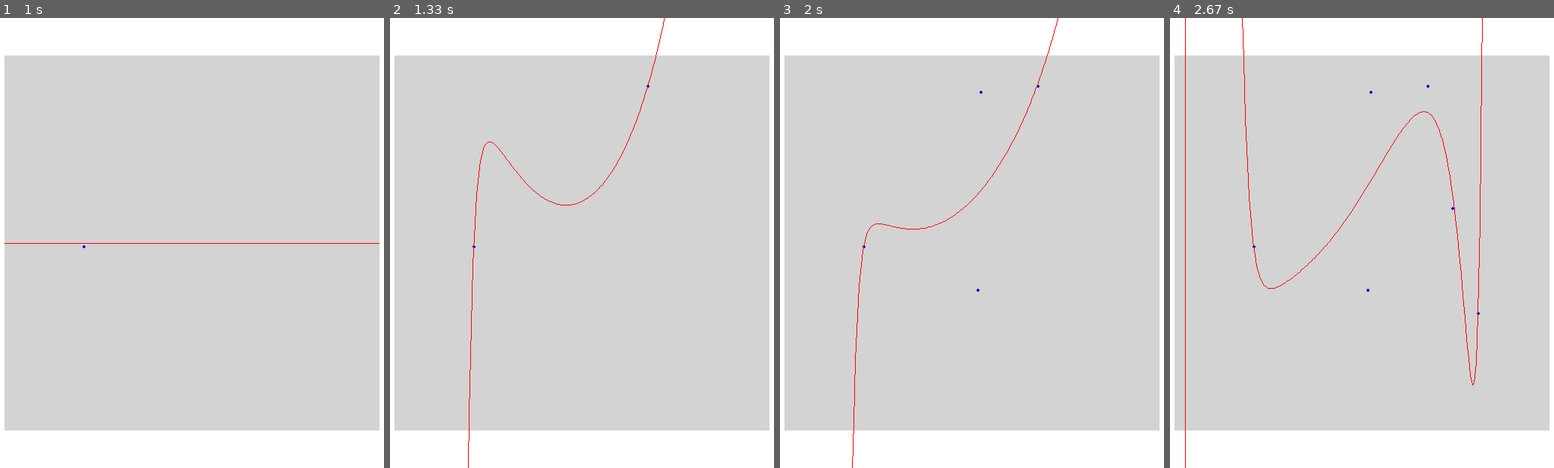
Above: before the commit, frames 1-4 (left to right).
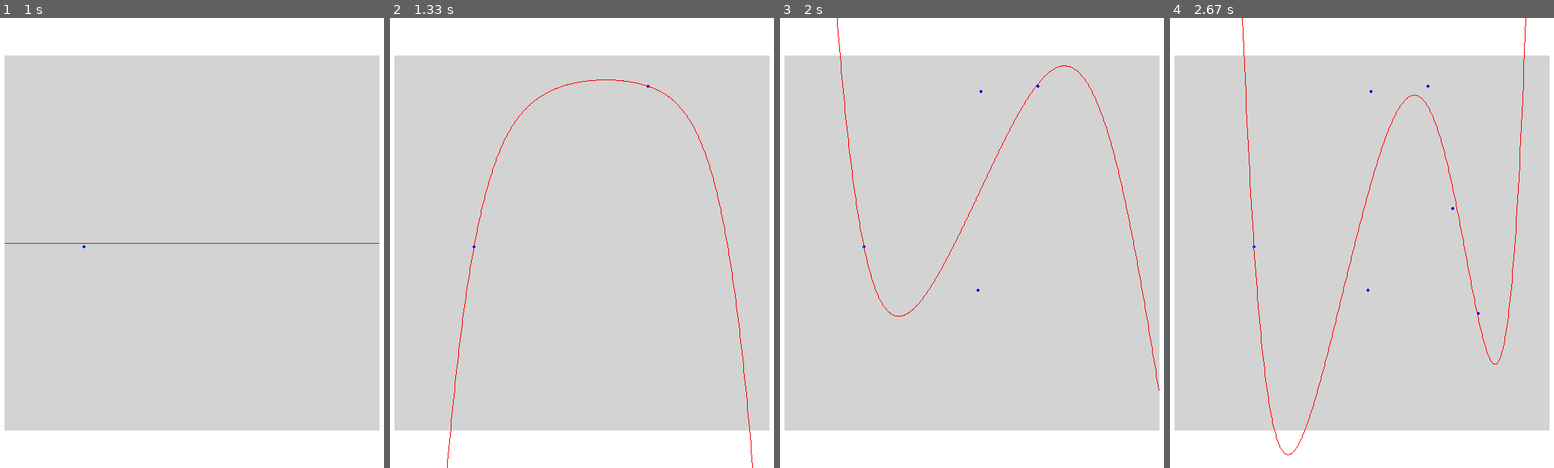
Above: after the commit, the same moments.

Repository: AndyyTaylor/Yr12Major
Game: pygame game, started from main.py
Same seed, same stepped clock (60 frames per second), same inputs: the game is played once before the commit and once after it.
Inputs (mouse positions are in pixels of both pictures, inside the frame that each line leads up to):
- Up to frame 1 (1 s): click (192, 243) at 0.38 s; click (84, 247) at 0.72 s
- Up to frame 2 (1.33 s): click (647, 85) at 1.05 s
- Up to frame 3 (2 s): click (979, 90) at 1.38 s; click (979, 288) at 1.72 s
- Up to frame 4 (2.67 s): click (1477, 315) at 2.05 s; click (1454, 207) at 2.42 s

Frame 1 is identical in both runs. In frame 2, 0.6% of the frame differs, in the area x 14-95%, y 0-100%; in frame 3, 0.6%; in frame 4, 1.3%, in the area x 3-93%, y 0-100%.

Commit message:
Cleaned up linear regression code

Diff:
--- /dev/null
+++ b/src/ml/agents/supervised/regression.py
@@ -0,0 +1,46 @@
+# Copyright 2017 Andy Taylor
+
+import numpy as np
+
+class LinearRegression():
+    def __init__(self, n_features, alpha=0.01):
+        self.n = n_features
+        self.alpha = alpha
+
+        self.params = np.zeros((self.n, 1)) # Random?
+
+        self.stddev = 1
+        self.mean = 0
+
+    def on_update(self, X, y):
+        self.vectorized_BGD(np.insert(self.scale_features(X), 0, 1, axis=1), y)
+
+    def vectorized_BGD(self, X, y, num_iters=1000):
+        m = len(y)
+        if m < 2:
+            return
+
+        for i in range(num_iters):
+            prediction = X.dot(self.params)
+            err = np.subtract(prediction, y)
+            J = 1.0 / (2*m) * np.sum(np.square(err))
+
+            # print(J)
+
+            new_params = np.subtract(self.params, (self.alpha / m) * (X.T.dot(err)))
+            self.params = new_params
+
+
+    # Regression class ?
+    def scale_features(self, X):
+        if X.shape[0] > 1:
+            self.stddev = X.std(0)
+            self.mean = X.mean(0)
+
+        return np.divide(np.subtract(X, self.mean), self.stddev)
+
+    def on_render(self, screen, plot):
+        plot.renderFunction(screen, self.render_func)
+
+    def render_func(self, x):
+        return self.params.T.dot(np.insert(self.scale_features(x.T).T, 0, 1, axis=0))
--- a/src/ml/environments/lineardataset/MainState.py
+++ b/src/ml/environments/lineardataset/MainState.py
@@ -12,21 +12,27 @@
 
         self.n = econfig.n
 
-        self.x_range = [-10, 10]
-        self.y_range = [-20, 20]
+        self.x_range = [-30, 30]
+        self.y_range = [-100, 100]
 
         self.params = np.zeros((econfig.n, 1))
 
         for i in range(econfig.n):
-            self.params[i] = random.uniform(-10, 10)
+            self.params[i] = random.uniform(-2, 2)
 
         self.y = np.zeros((econfig.m, 1))
         self.x = np.zeros((econfig.m, econfig.n-1))
 
-        for i in range(econfig.m):
+        i = 0
+        while i < econfig.m:
             x, y = self.gen_point()
-            self.x[i] = x.T
-            self.y[i, 0] = y
+            if y < self.y_range[1] and y > self.y_range[0]:
+                self.x[i] = x.T
+                self.y[i, 0] = y
+                print(y)
+                i += 1
+
+
 
         self.plot = Plot(50, 50, 500, 500, self.n, self.x_range, self.y_range)
 
--- a/src/ml/environments/lineardataset/envconfig.py
+++ b/src/ml/environments/lineardataset/envconfig.py
@@ -1,2 +1,2 @@
 m = 0
-n = 30
+n = 7
--- a/src/states/Simulation.py
+++ b/src/states/Simulation.py
@@ -2,7 +2,7 @@
 from .AbstractState import State
 
 from ..ml.environments.lineardataset.MainState import MainState as Environment
-from ..ml.agents.linearregression.LinearRegression import LinearRegression as Agent
+from ..ml.agents.supervised.regression import LinearRegression as Agent
 from ..ml.environments.lineardataset import envconfig
 
 class Simulation(State):
@@ -14,7 +14,7 @@
         self.total_time = 0
 
         self.environment = Environment(envconfig)
-        self.agent = Agent(envconfig)
+        self.agent = Agent(envconfig.n)
 
     def on_init(self):
         print("Application started.")
